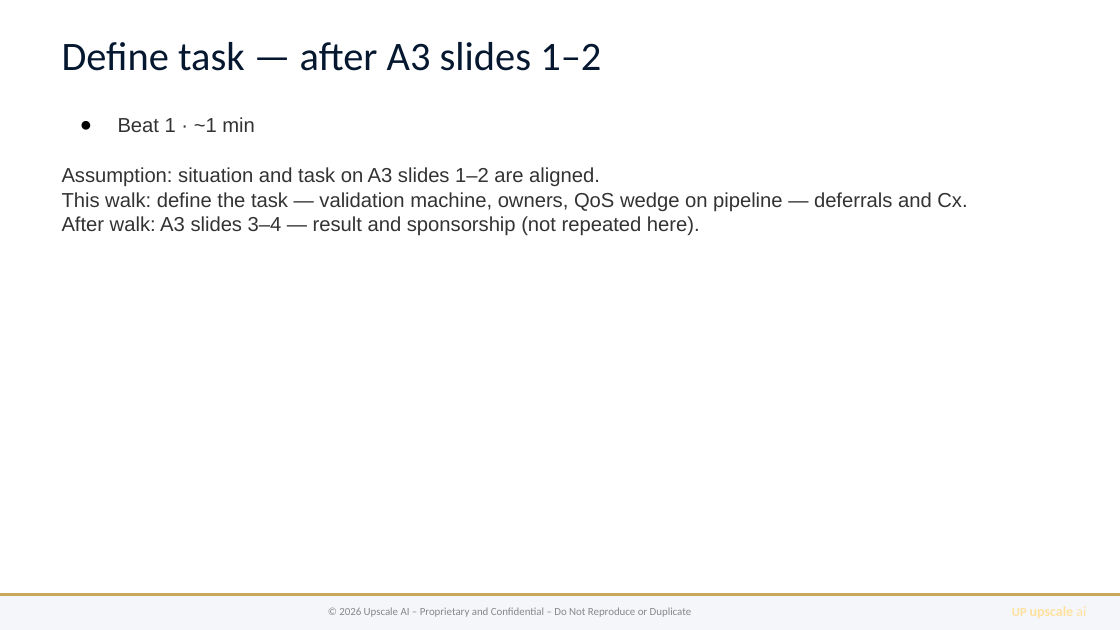
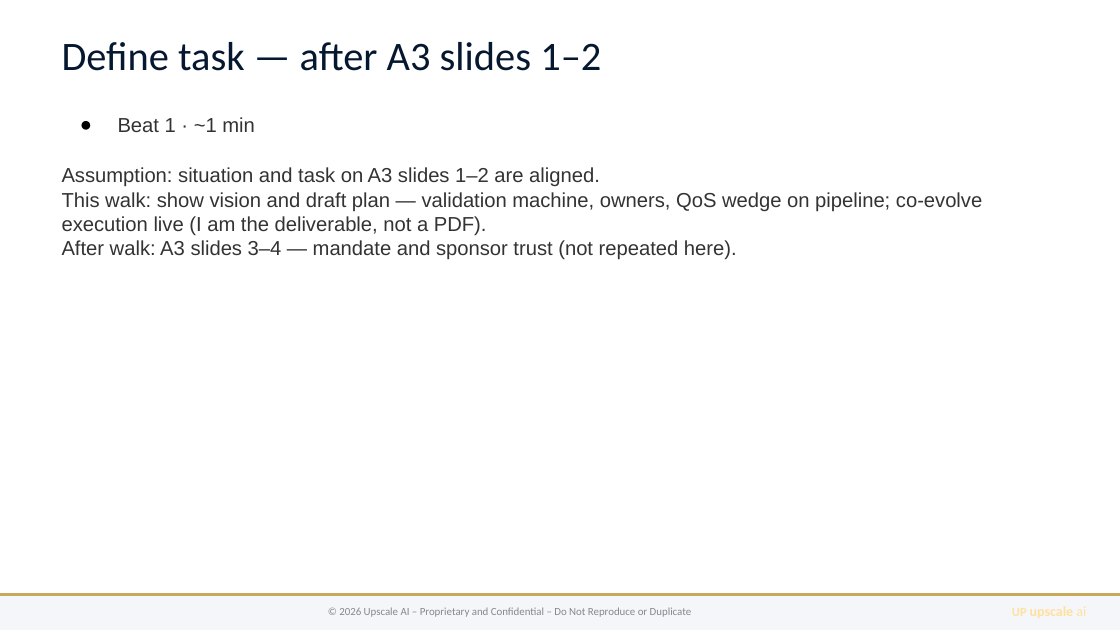
Before and after one commit to upscale-ai-network/agent-template, a slide deck: slide 2 of dt100/manager-arch-vision-b6.pptx. Drawn at 1120x630 pixels with LibreOffice and Linux fonts; fonts in the diff are those of the drawing. Boxes give left, top, right and bottom in pixels: in the first picture for what was removed or moved away, otherwise in the second. Text is boxed around its words. In the diff, an @@ line names an element or a change of style, - is before the commit and + after.

```diff
--- a/dt100/manager-arch-vision-b6.pptx
+++ b/dt100/manager-arch-vision-b6.pptx
@@ text at [62, 192, 982, 260]: text changed @@
-This walk: define the task — validation machine, owners, QoS wedge on pipeline — deferrals and Cx.
-After walk: A3 slides 3–4 — result and sponsorship (not repeated here).
+This walk: show vision and draft plan — validation machine, owners, QoS wedge on pipeline; co-evolve execution live (I am the deliverable, not a PDF).
+After walk: A3 slides 3–4 — mandate and sponsor trust (not repeated here).
```
Also in this commit, not shown: 3 other slides changed, 15 other files.
